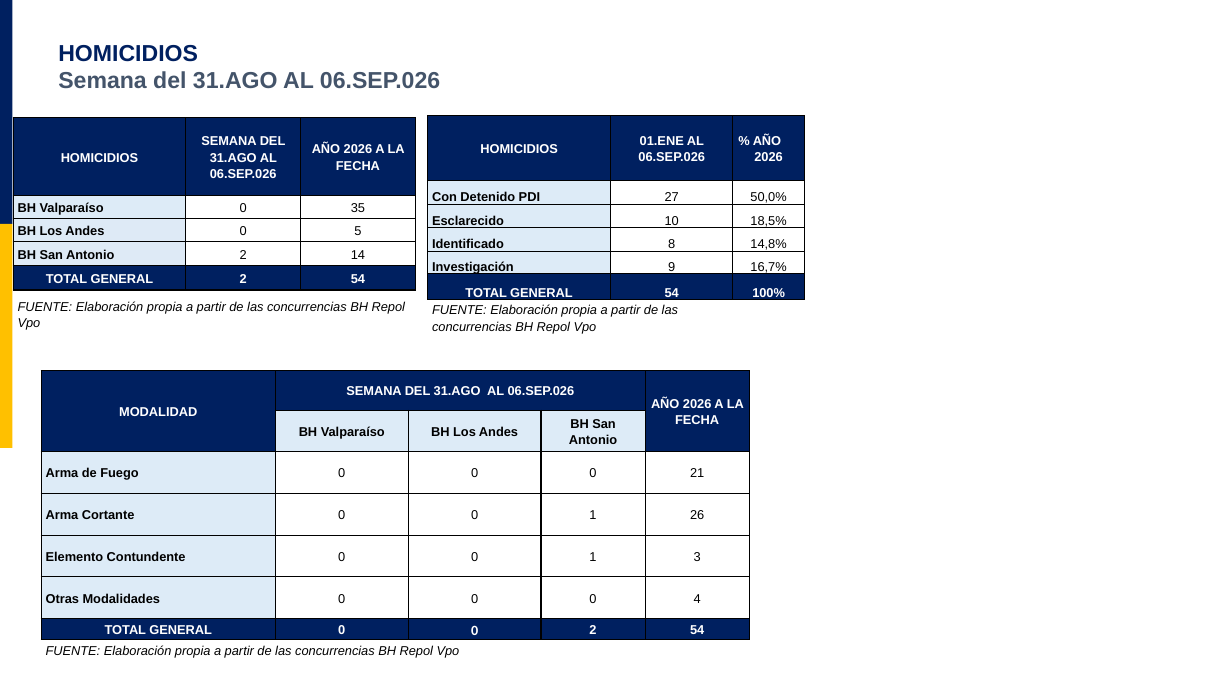
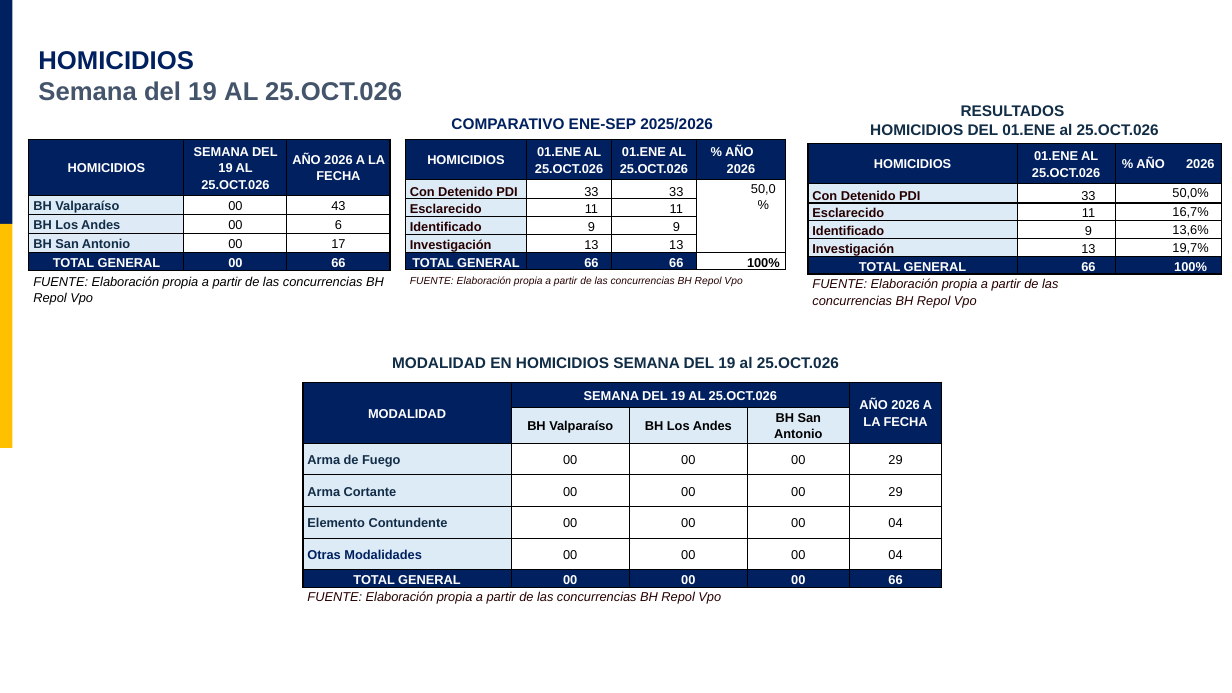
Before and after one commit to BtaGames022/ProyectAuto, a slide deck: slide 4 of comite-policial/plantillas/plantilla_comite.pptx. Drawn at 1232x693 pixels with LibreOffice and Linux fonts; fonts in the diff are those of the drawing; background and template pictures are left out. Boxes give left, top, right and bottom in pixels: in the first picture for what was removed or moved away, otherwise in the second. Text is boxed around its words. In the diff, an @@ line names an element or a change of style, - is before the commit and + after.

```diff
--- a/comite-policial/plantillas/plantilla_comite.pptx
+++ b/comite-policial/plantillas/plantilla_comite.pptx
@@ text "HOMICIDIOS": place and size @@
-text "HOMICIDIOS" at <box>58,45,440,89</box>
+text "HOMICIDIOS" at <box>38,51,402,101</box>
@@ text at <box>38,51,194,70</box>: size 18 to 20 pt in "HOMICIDIOS" @@
@@ text at <box>38,81,402,101</box>: text changed; size 18 to 20 pt @@
-Semana del 31.AGO AL 06.SEP.026
+Semana del 19 AL 25.OCT.026
@@ text added at <box>451,118,713,130</box>, 12 pt, text #002060, bold @@
+COMPARATIVO ENE-SEP 2025/2026
@@ text added at <box>870,105,1159,135</box>, 12 pt, text #122D46, bold @@
+RESULTADOS
+HOMICIDIOS DEL 01.ENE al 25.OCT.026
@@ table at <box>29,140,389,309</box> @@
-row 1, column 2: SEMANA DEL 31.AGO AL 06.SEP.026
+row 1, column 2: SEMANA DEL 19 AL 25.OCT.026
-row 2, column 2: 0
+row 2, column 2: 00
-row 2, column 3: 35
+row 2, column 3: 43
-row 3, column 2: 0
+row 3, column 2: 00
-row 3, column 3: 5
+row 3, column 3: 6
-row 4, column 2: 2
+row 4, column 2: 00
-row 4, column 3: 14
+row 4, column 3: 17
-row 5, column 2: 2
+row 5, column 2: 00
-row 5, column 3: 54
+row 5, column 3: 66
@@ text colour #000000 to #122D46 in "BH Valparaíso", "BH Los Andes", "BH San Antonio" @@
@@ table: place and size @@
-table at <box>13,118,415,338</box>
+table at <box>29,140,389,309</box>
@@ table at <box>406,140,787,290</box> @@
-column 2: 01.ENE AL 06.SEP.026 | 27 | 10 | 8 | 9 | 54 | 
-column 3: % AÑO 2026 | 50,0% | 18,5% | 14,8% | 16,7% | 100% | 
+column 2: 01.ENE AL 25.OCT.026 | 33 | 11 | 9 | 13 | 66 | 
+column 3: 01.ENE AL 25.OCT.026 | 33 | 11 | 9 | 13 | 66 | 
+column 4: % AÑO 2026 | 50,0% |  |  |  | 100% | 
@@ table: place and size @@
-table at <box>428,116,804,338</box>
+table at <box>406,140,787,290</box>
@@ table added at <box>808,143,1221,588</box>, 7 rows, 3 columns @@
+HOMICIDIOS | 01.ENE AL 25.OCT.026 | % AÑO 2026
+Con Detenido PDI | 33 | 50,0%
+Esclarecido | 11 | 16,7%
+Identificado | 9 | 13,6%
+Investigación | 13 | 19,7%
+TOTAL GENERAL | 66 | 100%
+FUENTE: Elaboración propia a partir de las concurrencias BH Repol Vpo |  | 
@@ text added at <box>392,357,839,368</box>, 12 pt, text #122D46, bold @@
+MODALIDAD EN HOMICIDIOS SEMANA DEL 19 al 25.OCT.026
@@ table at <box>303,383,942,608</box> @@
-row 1, column 2: SEMANA DEL 31.AGO AL 06.SEP.026
+row 1, column 2: SEMANA DEL 19 AL 25.OCT.026
-row 3: Arma de Fuego | 0 | 0 | 0 | 21
+row 3: Arma de Fuego | 00 | 00 | 00 | 29
-row 4: Arma Cortante | 0 | 0 | 1 | 26
+row 4: Arma Cortante | 00 | 00 | 00 | 29
-row 5: Elemento Contundente | 0 | 0 | 1 | 3
+row 5: Elemento Contundente | 00 | 00 | 00 | 04
-row 6: Otras Modalidades | 0 | 0 | 0 | 4
+row 6: Otras Modalidades | 00 | 00 | 00 | 04
-row 7: TOTAL GENERAL | 0 | 0 | 2 | 54
+row 7: TOTAL GENERAL | 00 | 00 | 00 | 66
@@ text colour #000000 to #122D46 in "Arma de Fuego", "Arma Cortante", "Elemento Contundente" @@
@@ text colour #000000 to #002060 in "Otras Modalidades" @@
@@ text colour #000000 to #260000 in "FUENTE: Elaboración propia a partir de las ..." @@
@@ table: place and size @@
-table at <box>42,371,750,661</box>
+table at <box>303,383,942,608</box>
```
Also in this commit, not shown: 8 other slides changed, 1 slide added, 14 other files.
